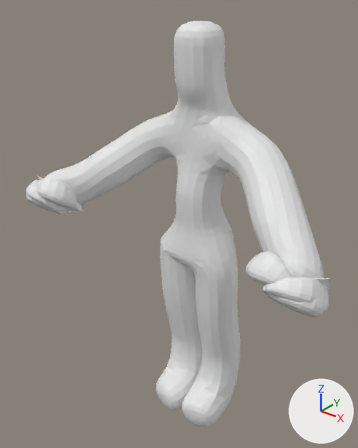
Before and after pictures for a commit that changed the Blender file unit.blend.
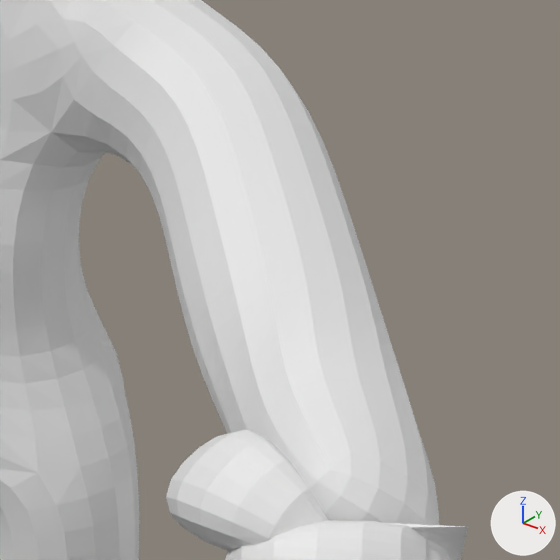
The first picture shows the older version from a 50 mm camera at (1.35, -1.89, 2.29) aimed at (-0.06, -0.13, 1.2). The close-ups show both versions on the part from 55% to 100% of the width and 29% to 64% of the height of that picture. Arrows for +X, +Y and +Z are at lower right; the lights stay in place.
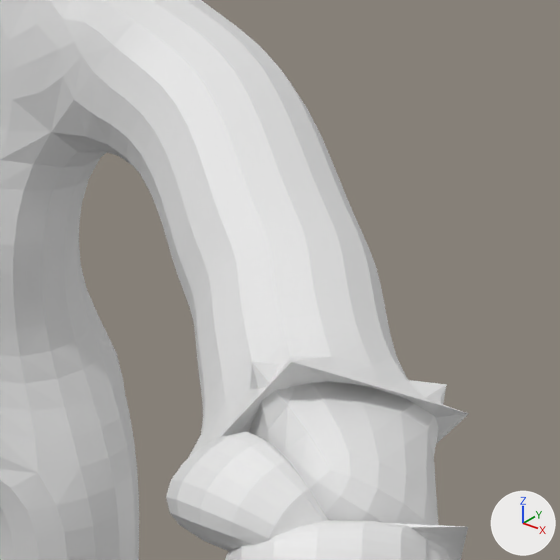
What changed in the scene script:
```text
Change me_plane:
    where me_plane.from_pydata(...)  # 44 vertices, 0 faces, 43 loose edges; spans x 0.0..1.54, y -0.96..0.25, z 0.01..4.52
    used by ob_plane; location = (0.0, 0.0, 0.0); scale = (0.477, 0.477, 0.477)
    verts and faces of me_plane; kept vertices keep their numbers, new ones are numbered from 44
    before: 3 (1.32, -0.61, 2.77), 4 (0.9, -0.19, 3.07), 20 (1.44, -0.66, 2.78), 41 (1.12, -0.4, 2.9)
    me_plane part 1
    add delete_vertices([3])  # with the faces that use them
    add delete_edges([(4, 41)])
    add verts[44] = (1.34, -0.64, 2.77)
    add verts[45] = (1.03, -0.27, 2.98)
    add verts[46] = (1.32, -0.62, 2.78)
    add edges += [(4, 45), (20, 44), (41, 45), (41, 46), (44, 46)]
```

Changed parts and their boxes [x1, y1, x2, y2] in the close-ups (560 x 560 px):
'Plane', reshaped
    before: [0, 0, 468, 560]
    after: [0, 0, 469, 560]
